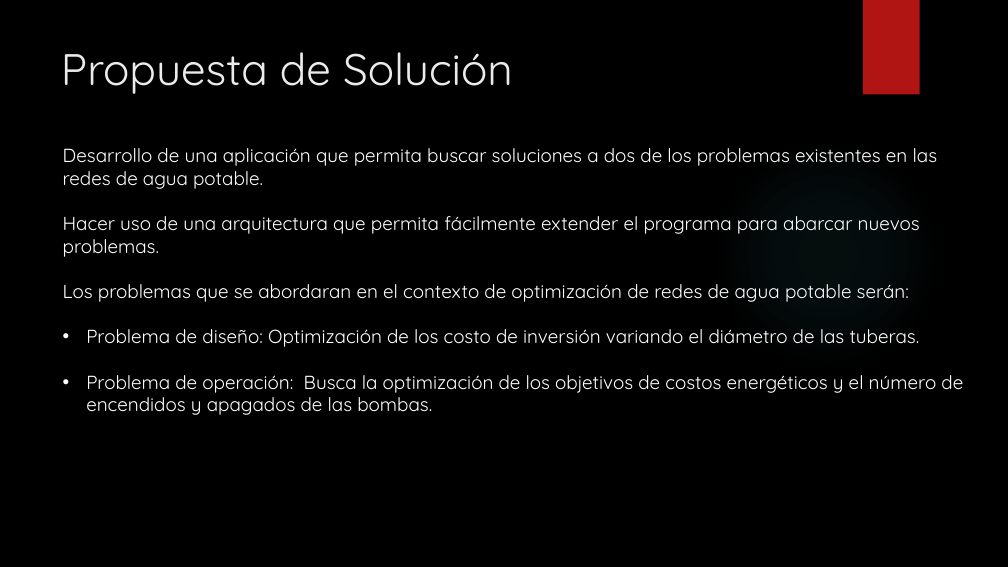
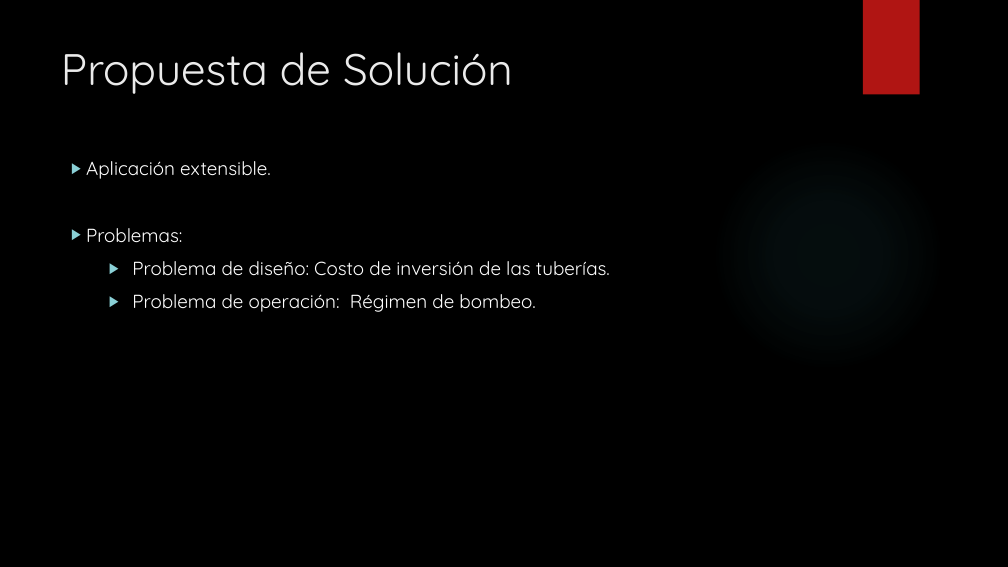
Before and after one commit to gsanhuezafuentes/ProyectoDeMemoria, a slide deck: slide 5 of presentacion/JHawanet.pptx (slide 4 before the commit). Drawn at 1008x567 pixels with LibreOffice and Linux fonts; fonts in the diff are those of the drawing; background and template pictures are left out. Boxes give left, top, right and bottom in pixels: in the first picture for what was removed or moved away, otherwise in the second. Text is boxed around its words. In the diff, an @@ line names an element or a change of style, - is before the commit and + after.

```diff
--- a/presentacion/JHawanet.pptx
+++ b/presentacion/JHawanet.pptx
@@ text removed at (63, 148, 963, 415) @@
-Desarrollo de una aplicación que permita buscar soluciones a dos de los problemas existentes en las redes de agua potable.
-Hacer uso de una arquitectura que permita fácilmente extender el programa para abarcar nuevos problemas.
-Los problemas que se abordaran en el contexto de optimización de redes de agua potable serán:
-• Problema de diseño: Optimización de los costo de inversión variando el diámetro de las tuberas.
-• Problema de operación: Busca la optimización de los objetivos de costos energéticos y el número de encendidos y apagados de las bombas.
@@ text added at (86, 161, 610, 312), 18 pt, text #FFFFFF @@
+▶ Aplicación extensible.
+▶ Problemas:
+  ▶ Problema de diseño: Costo de inversión de las tuberías.
+  ▶ Problema de operación: Régimen de bombeo.
```
Also in this commit, not shown: 5 other slides changed, 31 slides added, 36 other files.
